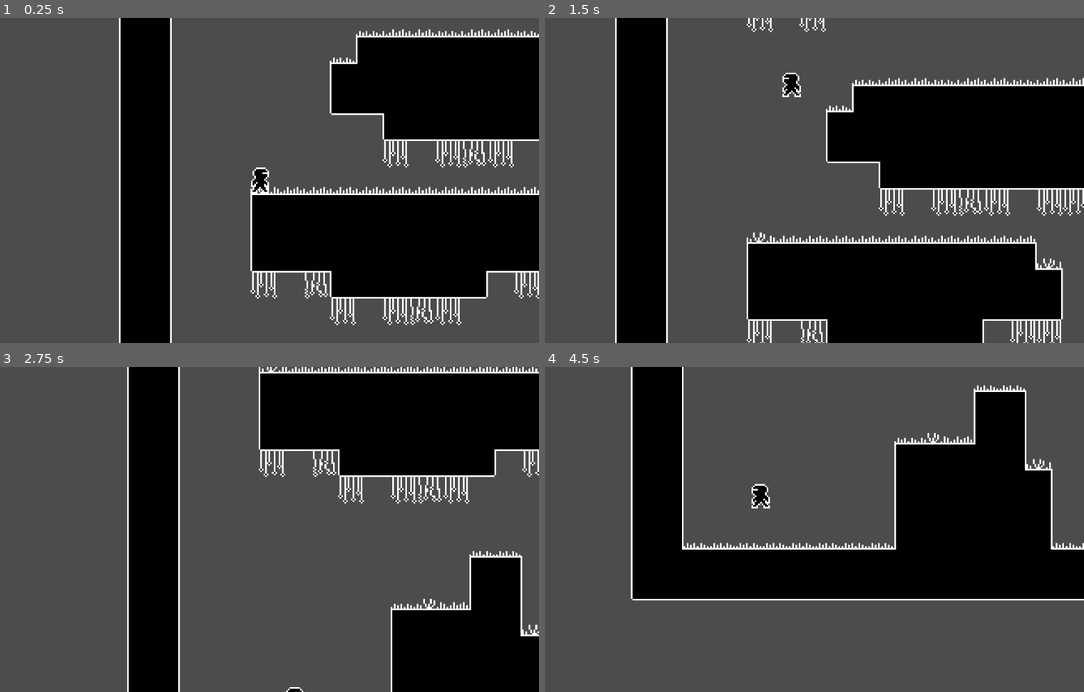
Above: before the commit, frames 1-4 (two rows, left to right).
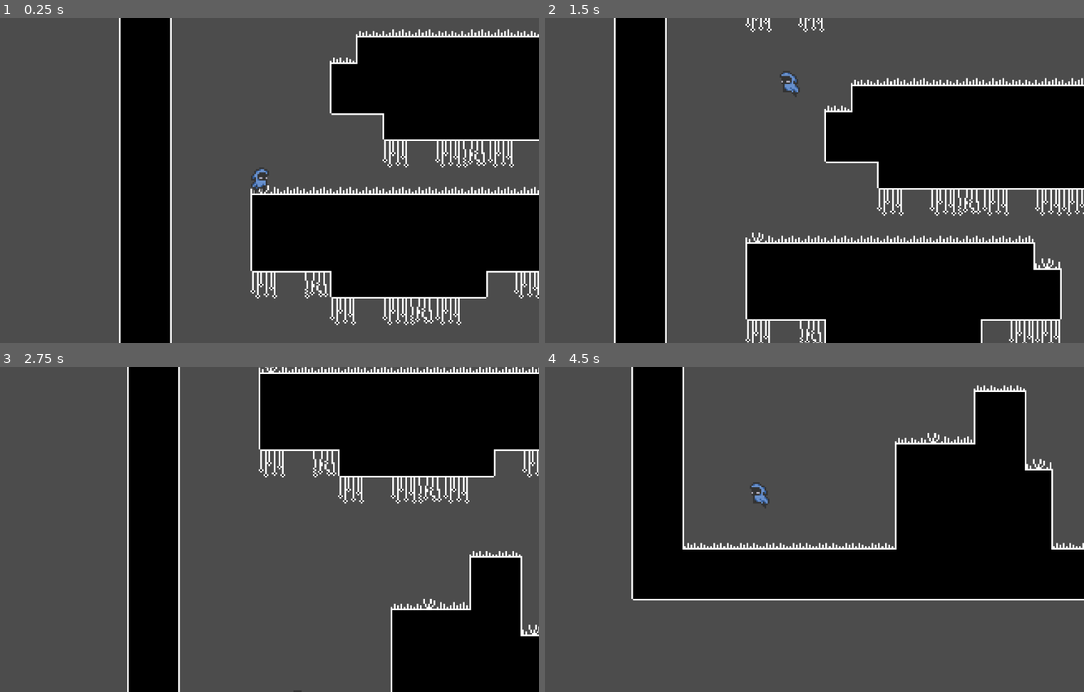
Above: after the commit, the same moments.

Repository: Boyquotes/nuclear-fusion-godot
Game: Godot game, scene res://levels/Level1.tscn
Same seed, same stepped clock (60 frames per second), same inputs: the game is played once before the commit and once after it. The project has no main scene, so this scene is started directly.
Inputs:
- Up to frame 1 (0.25 s): no input
- Up to frame 2 (1.5 s): hold D (right) 0.53-1.28 s; hold Space (jump) 0.53-1.28 s; hold S (down) from 1.28 s (still down); tap Space (jump) at 1.35 s
- Up to frame 3 (2.75 s): tap Space (jump) at 1.52, 1.82 s; release S (down) at 2.03 s; hold D (right) from 2.03 s (still down); hold Space (jump) from 2.03 s (still down)
- Up to frame 4 (4.5 s): release Space (jump) at 2.78 s; tap Space (jump) at 2.85, 3.02, 3.32, 4.35 s; release D (right) at 3.53 s; hold Space (jump) 3.53-4.28 s; hold A (left) from 3.53 s (still down)

The runs differ from the first frame. In frame 1, 0.2% of the frame differs, in the area x 46-50%, y 45-55%; in frame 2, 5.9%, in the area x 12-100%, y 0-100%; in frame 3, 0.6%; in frame 4, 1.2%.

Commit message:
updated state transitions and animations

Diff:
--- a/PlayerFSM.gd
+++ b/PlayerFSM.gd
@@ -40,7 +40,7 @@
 					return states.jump
 				elif parent.velocity.y >= 0:
 					return states.fall
-			elif parent.velocity.x != 0:
+			elif parent.velocity.x != 0 && parent.move_direction != 0:
 				return states.run
 		states.run:
 			if !parent.is_grounded:
@@ -70,21 +70,6 @@
 				return states.idle
 			elif parent.wall_direction == 0:
 				return states.fall
-			#if parent.move_direction != parent.wall_direction:
-				#return states.fall
-			#elif parent.wall_direction == 0:
-				#if parent.is_grounded:
-					#if parent.velocity.x != 0:
-						#return states.run
-					#return states.idle
-				#elif parent.velocity.y < 0:
-					#return states.jump
-				#else:
-					#return states.fall
-			#elif parent.is_grounded:
-				#if parent.velocity.x != 0:
-					#return states.run
-				#return states.idle
 
 	return null
 
@@ -92,6 +77,15 @@
 	match new_state:
 		states.wall_slide:
 			parent.sprite.scale.x = -parent.wall_direction
+			parent.sprite.animation = "wall_slide"
+		states.run:
+			parent.sprite.animation = "run"
+		states.jump:
+			parent.sprite.animation = "jump"
+		states.fall:
+			parent.sprite.animation = "fall"
+		states.idle:
+			parent.sprite.animation = "idle"
 
 func _exit_state(old_state, new_state):
 	match old_state:
--- a/actors/Player.gd
+++ b/actors/Player.gd
@@ -82,7 +82,7 @@
 
 func _get_h_weight():
 	if is_grounded:
-		return 0.2
+		return 0.4
 	else:
 		if move_direction == 0:
 			return 0.02
--- a/actors/Player.tscn
+++ b/actors/Player.tscn
@@ -1,47 +1,101 @@
-[gd_scene load_steps=13 format=2]
+[gd_scene load_steps=24 format=2]
 
-[ext_resource path="res://assets/player/ninja-idle.png" type="Texture" id=1]
+[ext_resource path="res://assets/player/player_spritesheet.png" type="Texture" id=1]
 [ext_resource path="res://actors/Player.gd" type="Script" id=2]
 [ext_resource path="res://PlayerFSM.gd" type="Script" id=3]
 [ext_resource path="res://actors/Camera2D.gd" type="Script" id=4]
 
-[sub_resource type="AtlasTexture" id=1]
+[sub_resource type="AtlasTexture" id=9]
 atlas = ExtResource( 1 )
-region = Rect2( 0, 0, 16, 16 )
+region = Rect2( 0, 80, 16, 16 )
 
-[sub_resource type="AtlasTexture" id=2]
+[sub_resource type="AtlasTexture" id=10]
 atlas = ExtResource( 1 )
-region = Rect2( 16, 0, 16, 16 )
+region = Rect2( 16, 80, 16, 16 )
 
-[sub_resource type="AtlasTexture" id=3]
+[sub_resource type="AtlasTexture" id=11]
 atlas = ExtResource( 1 )
-region = Rect2( 32, 0, 16, 16 )
+region = Rect2( 32, 80, 16, 16 )
 
-[sub_resource type="AtlasTexture" id=4]
+[sub_resource type="AtlasTexture" id=12]
 atlas = ExtResource( 1 )
-region = Rect2( 48, 0, 16, 16 )
+region = Rect2( 48, 80, 16, 16 )
 
-[sub_resource type="AtlasTexture" id=5]
+[sub_resource type="AtlasTexture" id=13]
 atlas = ExtResource( 1 )
-region = Rect2( 32, 0, 16, 16 )
+region = Rect2( 16, 96, 16, 16 )
 
-[sub_resource type="AtlasTexture" id=6]
+[sub_resource type="AtlasTexture" id=14]
 atlas = ExtResource( 1 )
-region = Rect2( 0, 0, 16, 16 )
+region = Rect2( 0, 112, 16, 16 )
 
-[sub_resource type="SpriteFrames" id=7]
+[sub_resource type="AtlasTexture" id=15]
+atlas = ExtResource( 1 )
+region = Rect2( 16, 112, 16, 16 )
+
+[sub_resource type="AtlasTexture" id=16]
+atlas = ExtResource( 1 )
+region = Rect2( 32, 112, 16, 16 )
+
+[sub_resource type="AtlasTexture" id=17]
+atlas = ExtResource( 1 )
+region = Rect2( 0, 16, 16, 16 )
+
+[sub_resource type="AtlasTexture" id=18]
+atlas = ExtResource( 1 )
+region = Rect2( 16, 16, 16, 16 )
+
+[sub_resource type="AtlasTexture" id=19]
+atlas = ExtResource( 1 )
+region = Rect2( 32, 16, 16, 16 )
+
+[sub_resource type="AtlasTexture" id=20]
+atlas = ExtResource( 1 )
+region = Rect2( 48, 16, 16, 16 )
+
+[sub_resource type="AtlasTexture" id=21]
+atlas = ExtResource( 1 )
+region = Rect2( 64, 16, 16, 16 )
+
+[sub_resource type="AtlasTexture" id=22]
+atlas = ExtResource( 1 )
+region = Rect2( 80, 16, 16, 16 )
+
+[sub_resource type="AtlasTexture" id=23]
+atlas = ExtResource( 1 )
+region = Rect2( 0, 112, 16, 16 )
+
+[sub_resource type="AtlasTexture" id=24]
+atlas = ExtResource( 1 )
+region = Rect2( 16, 112, 16, 16 )
+
+[sub_resource type="AtlasTexture" id=25]
+atlas = ExtResource( 1 )
+region = Rect2( 32, 112, 16, 16 )
+
+[sub_resource type="SpriteFrames" id=26]
 animations = [ {
-"frames": [ SubResource( 1 ), SubResource( 2 ), SubResource( 3 ), SubResource( 4 ) ],
+"frames": [ SubResource( 9 ), SubResource( 10 ), SubResource( 11 ), SubResource( 12 ) ],
 "loop": true,
 "name": "idle",
 "speed": 5.0
 }, {
-"frames": [ SubResource( 5 ) ],
+"frames": [ SubResource( 13 ) ],
+"loop": true,
+"name": "wall_slide",
+"speed": 5.0
+}, {
+"frames": [ SubResource( 14 ), SubResource( 15 ), SubResource( 16 ) ],
+"loop": true,
+"name": "fall",
+"speed": 5.0
+}, {
+"frames": [ SubResource( 17 ), SubResource( 18 ), SubResource( 19 ), SubResource( 20 ), SubResource( 21 ), SubResource( 22 ) ],
 "loop": true,
 "name": "run",
 "speed": 5.0
 }, {
-"frames": [ SubResource( 6 ) ],
+"frames": [ SubResource( 23 ), SubResource( 24 ), SubResource( 25 ) ],
 "loop": true,
 "name": "jump",
 "speed": 5.0
@@ -74,7 +128,7 @@
 [node name="AnimationPlayer" type="AnimationPlayer" parent="."]
 
 [node name="AnimatedSprite" type="AnimatedSprite" parent="."]
-frames = SubResource( 7 )
+frames = SubResource( 26 )
 animation = "idle"
 playing = true
 
